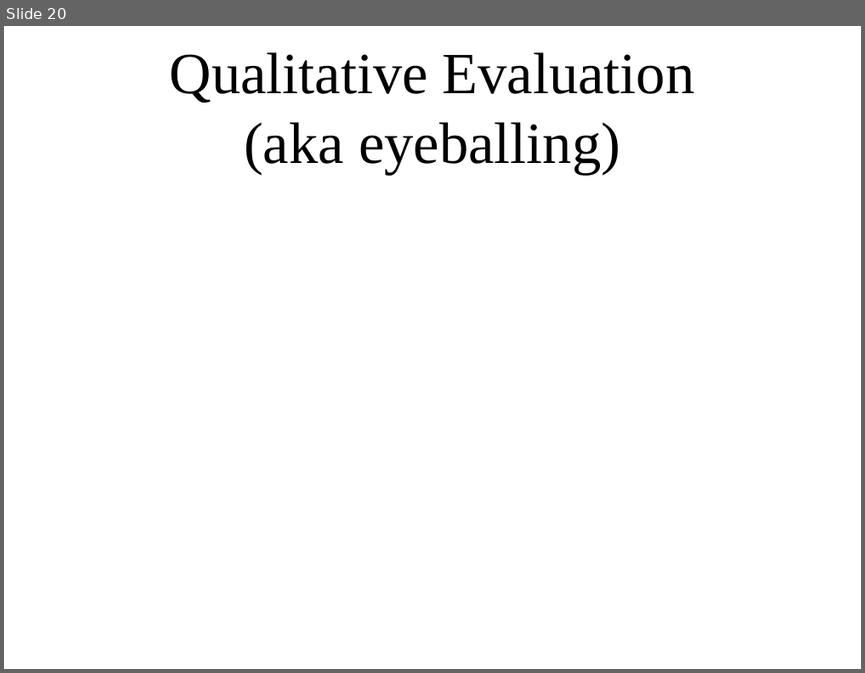
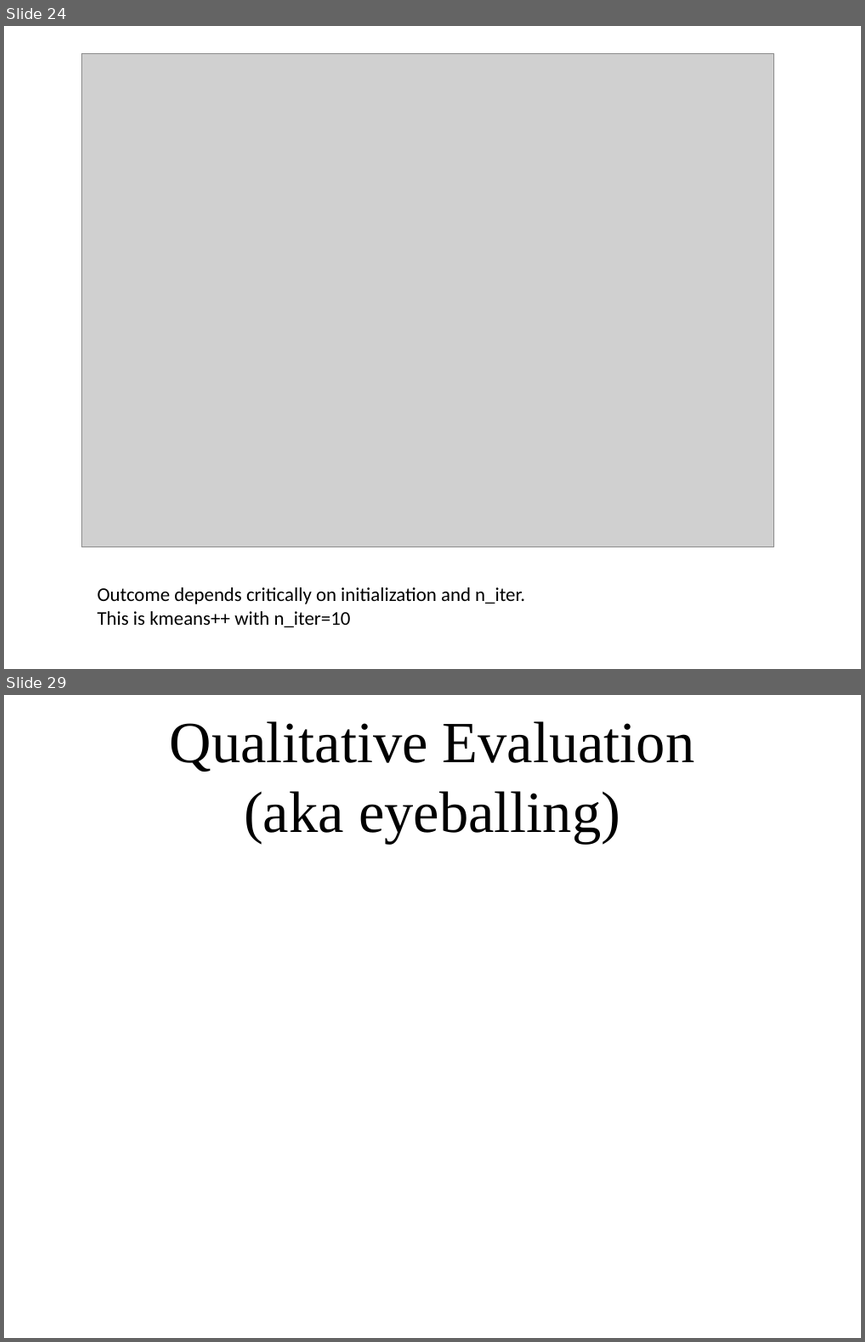
Before and after one commit to amueller/applied_ml_spring_2017, a slide deck: slides/aml-17-032717.odp. Shown one above the other, each under a label of ours: slide 20 before the commit, slides 24 and 29 after it; the slides between them are not shown. The pictures are 865x673 and 865x1342 pixels, drawn with LibreOffice and Linux fonts; fonts in the diff are those of the drawing; grey boxes stand for pictures. Boxes give left, top, right and bottom in pixels: in the first picture for what was removed or moved away, otherwise in the second. Text is boxed around its words. In the diff, an @@ line names an element or a change of style, - is before the commit and + after.

```diff
--- a/slides/aml-17-032717.odp
+++ b/slides/aml-17-032717.odp
@@ slide 24 added at (4, 26, 861, 669), background #FFFFFF @@
@@ picture added at (81, 53, 774, 546) @@
@@ text added at (98, 587, 525, 627), 18 pt, text #000000 @@
+Outcome depends critically on initialization and n_iter.
+This is kmeans++ with n_iter=10
@@ what was slide 20 is now slide 29 @@
```
Also in this commit, not shown: 10 other slides added, 2 other files.
